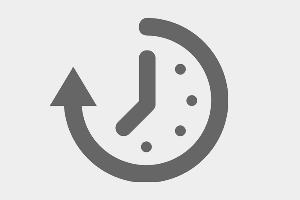
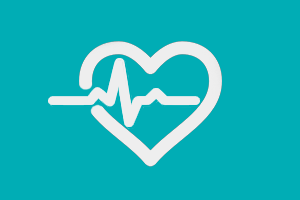
Two versions of the same layered image (w=300, h=200). Layer-by-layer changes:
hid "sa" over left=50, top=18, right=228, bottom=182
added layer "saa" above "asss" over left=48, top=58, right=202, bottom=129
added layer "asss" above "Fondo" over left=79, top=41, right=222, bottom=167
painted on "Fondo" over left=0, top=0, right=300, bottom=200
